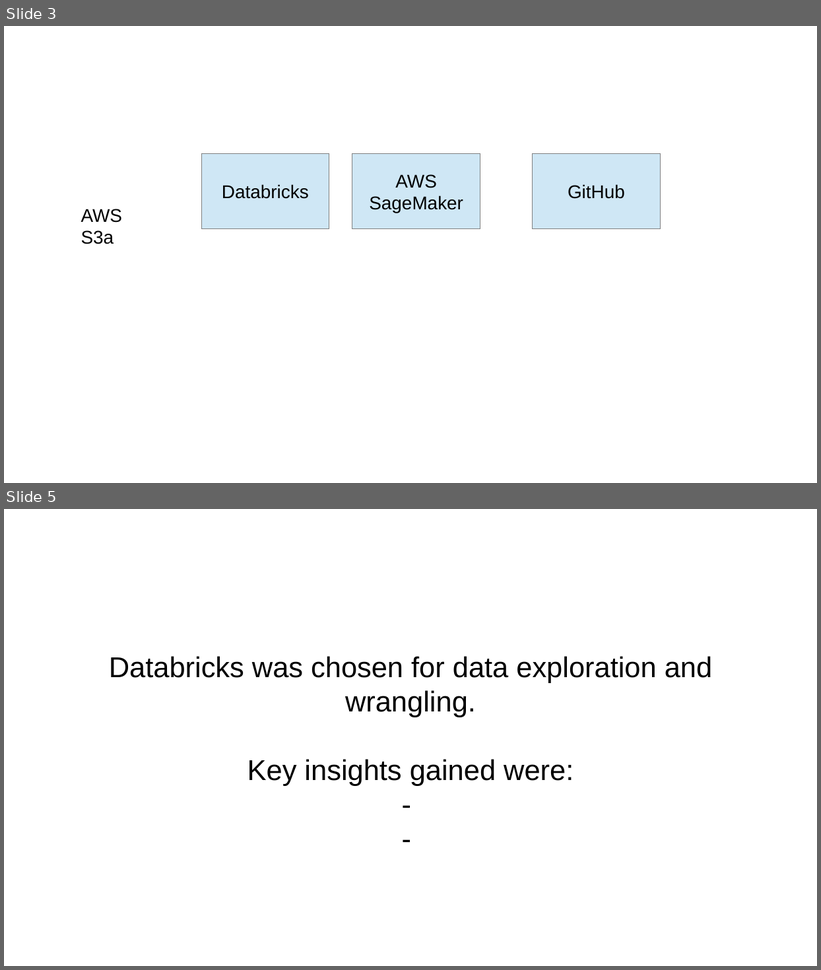
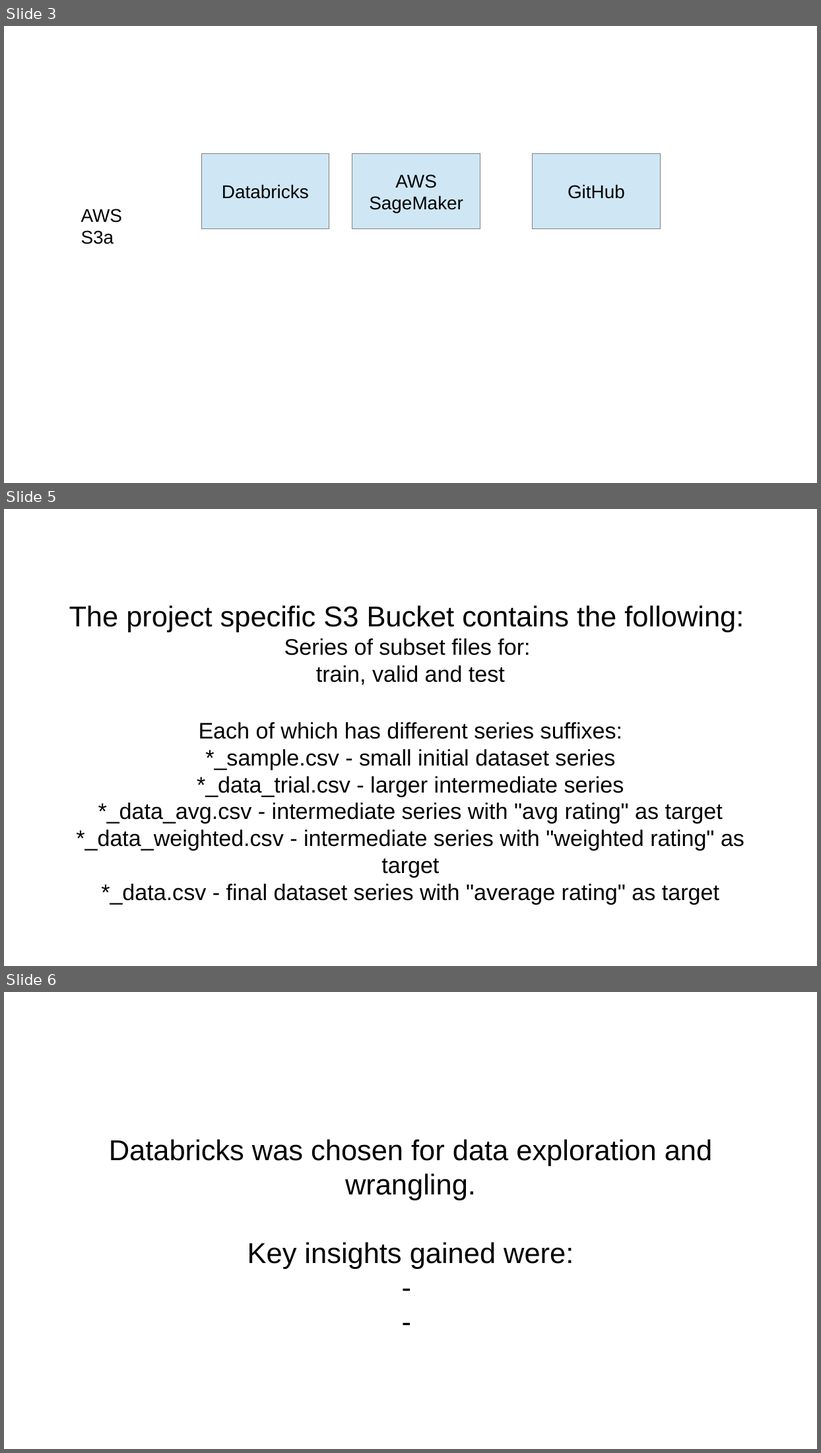
Before and after one commit to jgo-DA/Project-Movies_Team-Darmstadt, a slide deck: docs/Team-Darmstadt_Movies-Project_Presentation.odp. Shown one above the other, each under a label of ours: slides 3 and 5 before the commit, slides 3, 5 and 6 after it; the slides between them are not shown. The pictures are 821x970 and 821x1453 pixels, drawn with LibreOffice and Linux fonts; fonts in the diff are those of the drawing; background and template pictures are left out. Boxes give left, top, right and bottom in pixels: in the first picture for what was removed or moved away, otherwise in the second. Text is boxed around its words. In the diff, an @@ line names an element or a change of style, - is before the commit and + after.

```diff
--- a/docs/Team-Darmstadt_Movies-Project_Presentation.odp
+++ b/docs/Team-Darmstadt_Movies-Project_Presentation.odp
@@ slide 5 added at (4,509,817,966), background #FFFFFF @@
@@ subtitle added at (69,605,745,905), 22 pt, text #000000 @@
+The project specific S3 Bucket contains the following:
+Series of subset files for:
+train, valid and test
+Each of which has different series suffixes:
+*_sample.csv - small initial dataset series
+*_data_trial.csv - larger intermediate series
+*_data_avg.csv - intermediate series with "avg rating" as target
+*_data_weighted.csv - intermediate series with "weighted rating" as target
+*_data.csv - final dataset series with "average rating" as target
@@ title added at (323,606,358,627), 35.7 pt, text #FFFFFF @@
+S3 Databuckets
@@ what was slide 5 is now slide 6 @@
```
Also in this commit, not shown: 4 slides changed.
